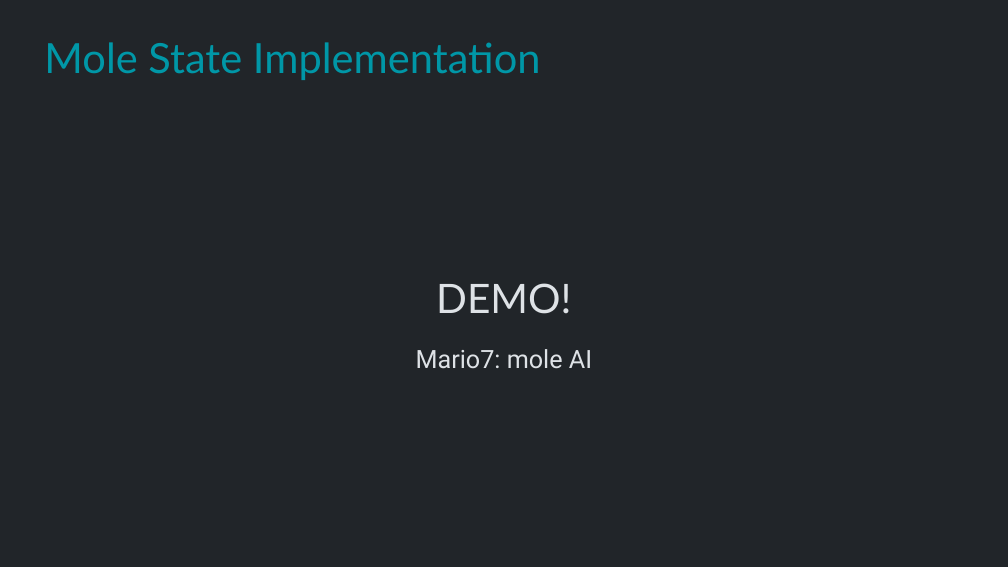
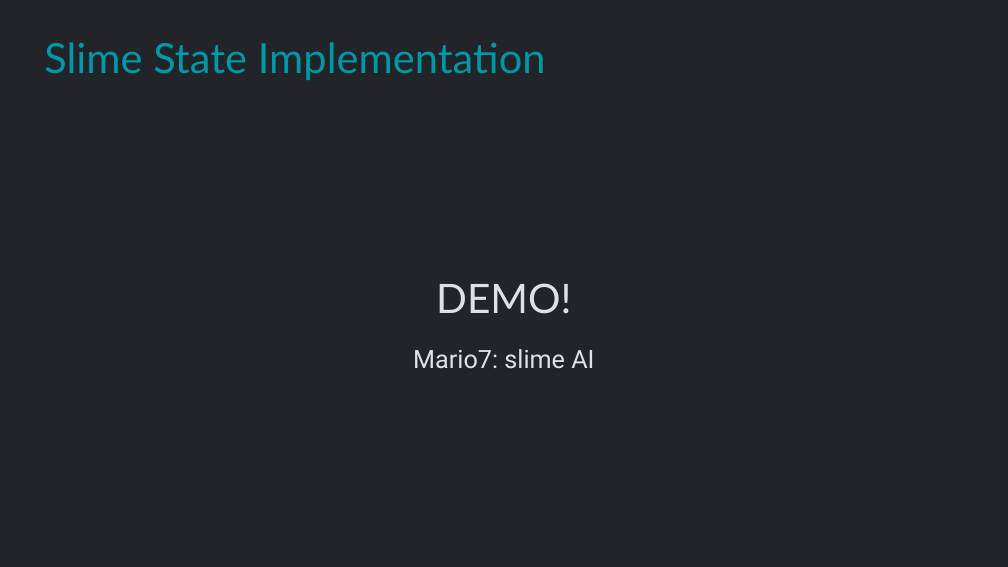
Before and after one commit to Metamate/gar, a slide deck: slide 39 of slides/06 Super Mario Bros.pptx. Drawn at 1008x567 pixels with LibreOffice and Linux fonts; fonts in the diff are those of the drawing. Boxes give left, top, right and bottom in pixels: in the first picture for what was removed or moved away, otherwise in the second. Text is boxed around its words. In the diff, an @@ line names an element or a change of style, - is before the commit and + after.

```diff
--- a/slides/06 Super Mario Bros.pptx
+++ b/slides/06 Super Mario Bros.pptx
@@ title at [44, 42, 546, 80]: text changed @@
-Mole State Implementation
+Slime State Implementation
@@ text at [413, 349, 594, 369]: text changed @@
-Mario7: mole AI
+Mario7: slime AI
```
Also in this commit, not shown: 10 other slides changed, 1 other file.
